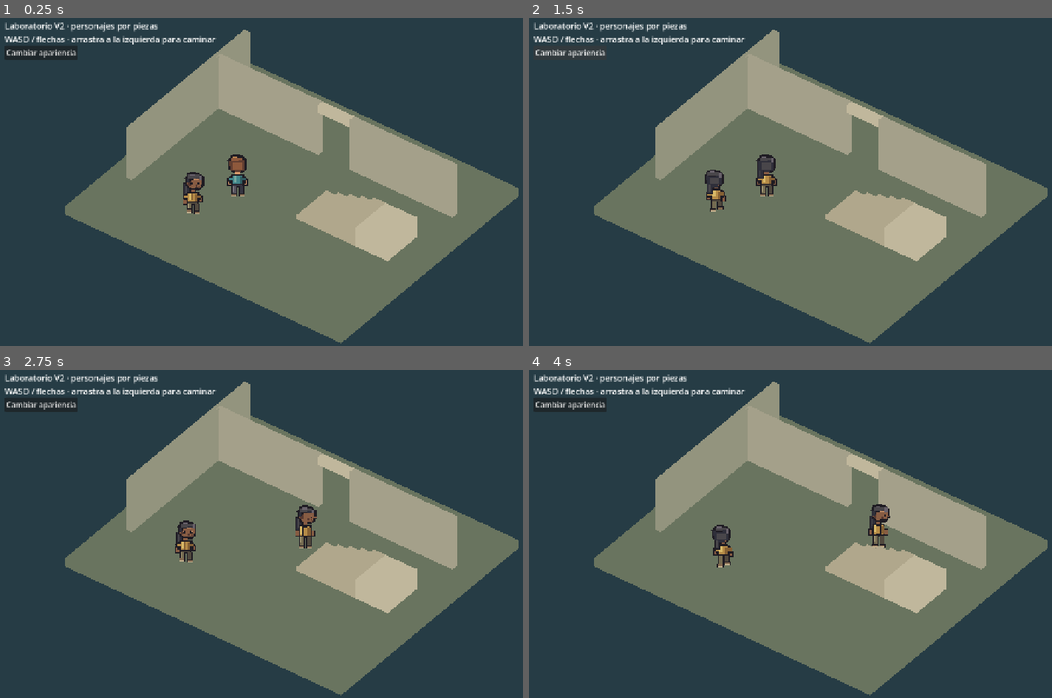
Above: before the commit, frames 1-4 (two rows, left to right).
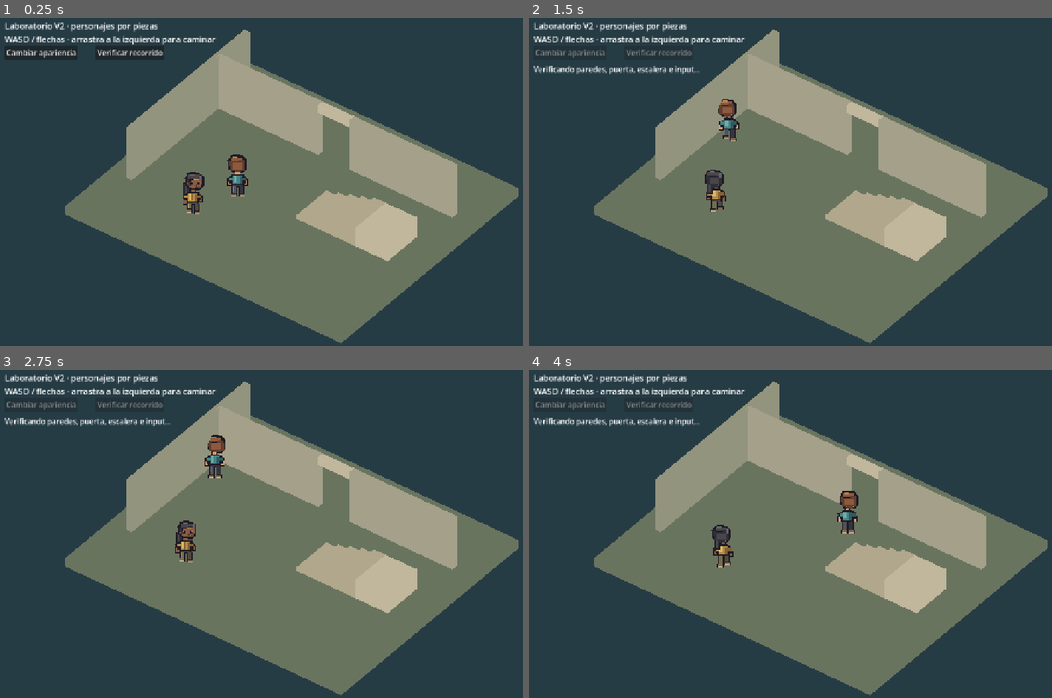
Above: after the commit, the same moments.

Repository: Riquinos-Soft/le-josss-dreamscape
Game: Godot game, scene res://v2/validation/laboratory.tscn
Two runs of this game, one before a commit and one after it. Both use one fixed random seed, a clock stepped at 60 frames per second and the inputs below. This scene is started directly instead of the project's main scene.
Inputs (mouse positions are in pixels of both pictures, inside the frame that each line leads up to):
- Up to frame 1 (0.25 s): no input
- Up to frame 2 (1.5 s): click (659, 54) at 0.5 s, where only the run after the commit has a clickable "Verificar recorrido"; click (570, 54) at 1.25 s, where only the run before the commit has a clickable "Cambiar apariencia"
- Up to frame 3 (2.75 s): tap Enter at 2 s; move the mouse to (423, 514) at 2.02 s; hold D (move_right) from 2.03 s (still down); tap E at 2.1 s; click (423, 514) at 2.17 s; tap Space at 2.27 s
- Up to frame 4 (4 s): release D (move_right) at 2.75 s; drag from (701, 547) to (790, 599) at 2.77 s; move the mouse to (879, 458) at 3.52 s; hold D (move_right) from 3.53 s (still down); tap B at 3.6 s; click (879, 458) at 3.67 s

The runs differ from the first frame. In frame 1, 0.5% of the frame differs, in the area x 18-32%, y 8-13%; in frame 2, 1.4%, in the area x 0-48%, y 9-55%; in frame 3, 1.4%; in frame 4, 1.4%.

Commit message:
test: verify V2 collision route in Web runtime

Diff:
--- a/game/tests/test_v2_laboratory.gd
+++ b/game/tests/test_v2_laboratory.gd
@@ -1,9 +1,6 @@
 extends SceneTree
 
-var scene: Node3D
-var actor: CharacterBody3D
-var failures := 0
-var checks := 0
+const Route = preload("res://v2/validation/collision_route.gd")
 
 
 func _initialize() -> void:
@@ -11,102 +8,19 @@
 
 
 func run() -> void:
-	scene = load("res://v2/validation/laboratory.tscn").instantiate()
+	var scene = load("res://v2/validation/laboratory.tscn").instantiate()
 	root.add_child(scene)
 	current_scene = scene
-	actor = scene.actor
-	scene.input_adapter.set_physics_process(false)
-	await frames(20)
-	check(actor.is_on_floor(), "spawn is grounded")
-	actor.set_movement_intent(Vector3(10, 7, 10))
-	check(actor.movement_intent.length() <= 1.001, "diagonal intent is bounded")
-	check(actor.movement_intent.y == 0, "intent cannot fly")
-	actor.set_movement_intent(Vector3(NAN, 0, 0))
-	check(actor.movement_intent == Vector3.ZERO, "nonfinite intent stops safely")
-	await place(Vector3(-4, 0, -1))
-	await move(Vector3.LEFT, 60)
-	check(actor.position.x > -5.51 and actor.position.x < -5.45, "west wall blocks capsule")
-	await frames(10)
-	check(String(scene.presenter.animation).begins_with("idle_"), "blocked motion becomes idle")
-	await move(Vector3(-1, 0, -1), 90)
-	check(actor.position.x > -5.51 and actor.position.z > -2.51, "corner prevents penetration")
-	await place(Vector3(0, 0, -1.8))
-	await move(Vector3.FORWARD, 45)
-	check(actor.position.z < -4.2, "1.6m doorway permits passage")
-	check(actor.position.y < 0.05, "lintel does not lift actor")
-	await place(Vector3(0, 0, 0))
-	await move(Vector3.RIGHT, 130)
-	check(actor.position.x > 4.2, "all five stair risers crossed")
-	check(absf(actor.position.y - 1.0) < 0.05, "stair landing reaches one metre")
-	await capture("stairs")
-	await move(Vector3.LEFT, 90)
-	await frames(10)
-	check(actor.position.x < 0.5 and absf(actor.position.y) < 0.05, "stairs descend to floor")
-	await place(Vector3(4.8, 0, 2))
-	await move(Vector3.FORWARD, 45)
-	check(
-		actor.position.z > 1.3 and actor.position.y < 0.05, "one metre ledge cannot be stepped up"
-	)
-	await place(Vector3(0, 0, 5))
-	await move(Vector3.BACK, 120)
-	await frames(30)
-	check(actor.position.distance_to(actor.spawn_position) < 0.1, "fall respawns on safe floor")
-	var touch := InputEventScreenTouch.new()
-	touch.index = 3
-	touch.position = Vector2(100, 200)
-	touch.pressed = true
-	scene.input_adapter.set_physics_process(true)
-	scene.input_adapter.handle_touch(touch)
-	await frames(2)
-	var drag := InputEventScreenDrag.new()
-	drag.index = 3
-	drag.position = Vector2(200, 200)
-	scene.input_adapter.handle_touch(drag)
-	await frames(2)
-	check(actor.movement_intent.length() > 0.99, "touch adapter provides bounded world intent")
-	Input.action_press("move_forward")
-	touch.pressed = false
-	scene.input_adapter.handle_touch(touch)
-	await frames(2)
-	check(Input.is_action_pressed("move_forward"), "touch release preserves held keyboard input")
-	check(actor.movement_intent.length() > 0.99, "keyboard continues after touch release")
-	scene.input_adapter.notification(Node.NOTIFICATION_APPLICATION_FOCUS_OUT)
-	check(actor.movement_intent == Vector3.ZERO, "focus loss clears motion")
-	check(scene.input_adapter.finger == -1, "focus loss releases touch ownership")
-	await place(Vector3(-2, 0, 1))
+	# Starting verification during a fall must not report a false spawn failure.
+	scene.actor.position.y = -6.0
+	var result: Dictionary = await Route.new().run(scene, capture)
 	await capture("desktop")
 	root.size = Vector2i(844, 390)
-	await frames(5)
+	for i in 5:
+		await physics_frame
 	await capture("compact")
-	print("V2 laboratory: %d checks, %d failures" % [checks, failures])
-	quit(1 if failures else 0)
-
-
-func place(at: Vector3) -> void:
-	actor.set_movement_intent(Vector3.ZERO)
-	actor.position = at + Vector3.UP * 0.02
-	actor.velocity = Vector3.ZERO
-	actor.reset_physics_interpolation()
-	await frames(15)
-
-
-func move(direction: Vector3, count: int) -> void:
-	actor.set_movement_intent(direction)
-	await frames(count)
-	actor.set_movement_intent(Vector3.ZERO)
-	await frames(2)
-
-
-func frames(count: int) -> void:
-	for i in count:
-		await physics_frame
-
-
-func check(condition: bool, message: String) -> void:
-	checks += 1
-	if not condition:
-		failures += 1
-		push_error(message + " at " + str(actor.position))
+	print("V2 laboratory: %d checks, %d failures" % [result.checks, result.failures])
+	quit(1 if result.failures else 0)
 
 
 func capture(label: String) -> void:
--- /dev/null
+++ b/game/v2/validation/collision_route.gd
@@ -0,0 +1,117 @@
+extends RefCounted
+## The same collision/input assertions run natively and inside the Web export.
+
+var scene: Node3D
+var actor: CharacterBody3D
+var failures := 0
+var checks := 0
+var capture_hook := Callable()
+var errors: Array[String] = []
+
+
+func run(laboratory: Node3D, hook: Callable = Callable()) -> Dictionary:
+	scene = laboratory
+	actor = scene.actor
+	capture_hook = hook
+	failures = 0
+	checks = 0
+	errors.clear()
+	var input_was_enabled: bool = scene.input_adapter.is_physics_processing()
+	scene.input_adapter.set_physics_process(false)
+	actor.respawn()
+	await frames(20)
+	check(actor.is_on_floor(), "spawn is grounded")
+	actor.set_movement_intent(Vector3(10, 7, 10))
+	check(actor.movement_intent.length() <= 1.001, "diagonal intent is bounded")
+	check(actor.movement_intent.y == 0, "intent cannot fly")
+	actor.set_movement_intent(Vector3(NAN, 0, 0))
+	check(actor.movement_intent == Vector3.ZERO, "nonfinite intent stops safely")
+	await place(Vector3(-4, 0, -1))
+	await move(Vector3.LEFT, 60)
+	check(actor.position.x > -5.51 and actor.position.x < -5.45, "west wall blocks capsule")
+	await frames(10)
+	check(String(scene.presenter.animation).begins_with("idle_"), "blocked motion becomes idle")
+	await move(Vector3(-1, 0, -1), 90)
+	check(actor.position.x > -5.51 and actor.position.z > -2.51, "corner prevents penetration")
+	await place(Vector3(0, 0, -1.8))
+	await move(Vector3.FORWARD, 45)
+	check(actor.position.z < -4.2, "1.6m doorway permits passage")
+	check(actor.position.y < 0.05, "lintel does not lift actor")
+	await place(Vector3(0, 0, 0))
+	await move(Vector3.RIGHT, 130)
+	check(actor.position.x > 4.2, "all five stair risers crossed")
+	check(absf(actor.position.y - 1.0) < 0.05, "stair landing reaches one metre")
+	await capture("stairs")
+	await move(Vector3.LEFT, 90)
+	await frames(10)
+	check(actor.position.x < 0.5 and absf(actor.position.y) < 0.05, "stairs descend to floor")
+	await place(Vector3(4.8, 0, 2))
+	await move(Vector3.FORWARD, 45)
+	check(
+		actor.position.z > 1.3 and actor.position.y < 0.05, "one metre ledge cannot be stepped up"
+	)
+	await place(Vector3(0, 0, 5))
+	await move(Vector3.BACK, 120)
+	await frames(30)
+	check(actor.position.distance_to(actor.spawn_position) < 0.1, "fall respawns on safe floor")
+	var touch := InputEventScreenTouch.new()
+	touch.index = 3
+	touch.position = Vector2(100, 200)
+	touch.pressed = true
+	scene.input_adapter.set_physics_process(true)
+	scene.input_adapter.handle_touch(touch)
+	await frames(2)
+	var drag := InputEventScreenDrag.new()
+	drag.index = 3
+	drag.position = Vector2(200, 200)
+	scene.input_adapter.handle_touch(drag)
+	await frames(2)
+	check(actor.movement_intent.length() > 0.99, "touch adapter provides bounded world intent")
+	Input.action_press("move_forward")
+	touch.pressed = false
+	scene.input_adapter.handle_touch(touch)
+	await frames(2)
+	check(Input.is_action_pressed("move_forward"), "touch release preserves held keyboard input")
+	check(actor.movement_intent.length() > 0.99, "keyboard continues after touch release")
+	scene.input_adapter.notification(Node.NOTIFICATION_APPLICATION_FOCUS_OUT)
+	check(actor.movement_intent == Vector3.ZERO, "focus loss clears motion")
+	check(scene.input_adapter.finger == -1, "focus loss releases touch ownership")
+	await place(Vector3(-2, 0, 1))
+	scene.input_adapter.clear_input()
+	scene.input_adapter.set_physics_process(input_was_enabled)
+	return {"checks": checks, "failures": failures, "errors": errors.duplicate()}
+
+
+func place(at: Vector3) -> void:
+	actor.set_movement_intent(Vector3.ZERO)
+	actor.position = at + Vector3.UP * 0.02
+	actor.velocity = Vector3.ZERO
+	actor.reset_physics_interpolation()
+	await frames(15)
+
+
+func move(direction: Vector3, count: int) -> void:
+	actor.set_movement_intent(direction)
+	await frames(count)
+	actor.set_movement_intent(Vector3.ZERO)
+	await frames(2)
+
+
+func frames(count: int) -> void:
+	for i in count:
+		await scene.get_tree().physics_frame
+
+
+func check(condition: bool, message: String) -> void:
+	checks += 1
+	if not condition:
+		failures += 1
+		var error := message + " at " + str(actor.position)
+		errors.append(error)
+		push_error(error)
+	print("V2 route: %s: %s at %s" % ["PASS" if condition else "FAIL", message, actor.position])
+
+
+func capture(label: String) -> void:
+	if capture_hook.is_valid():
+		await capture_hook.call(label)
--- a/game/v2/validation/laboratory.gd
+++ b/game/v2/validation/laboratory.gd
@@ -4,6 +4,7 @@
 const Actor = preload("res://v2/characters/actor.gd")
 const LocalInput = preload("res://v2/characters/local_input.gd")
 const Presenter = preload("res://v2/characters/appearance_presenter.gd")
+const Route = preload("res://v2/validation/collision_route.gd")
 const Catalog = preload("res://v2/characters/appearance_catalog.gd")
 var actor: CharacterBody3D
 var camera: Camera3D
@@ -14,6 +15,10 @@
 var npc_presenter: AnimatedSprite3D
 var alternate := false
 var patrol_direction := 1.0
+var verification_running := false
+var verification_button: Button
+var appearance_button: Button
+var verification_status: Label
 
 
 func _ready() -> void:
@@ -73,11 +78,41 @@
 	label.add_theme_font_size_override("font_size", 18)
 	label.mouse_filter = Control.MOUSE_FILTER_IGNORE
 	hud.add_child(label)
-	var button := Button.new()
+	appearance_button = Button.new()
+	var button := appearance_button
 	button.text = "Cambiar apariencia"
 	button.position = Vector2(18, 68)
 	button.pressed.connect(toggle_appearance)
 	hud.add_child(button)
+	verification_button = Button.new()
+	verification_button.text = "Verificar recorrido"
+	verification_button.position = Vector2(215, 68)
+	verification_button.pressed.connect(verify_route)
+	hud.add_child(verification_button)
+	verification_status = Label.new()
+	verification_status.position = Vector2(18, 108)
+	verification_status.mouse_filter = Control.MOUSE_FILTER_IGNORE
+	hud.add_child(verification_status)
+	if "--verify-route" in OS.get_cmdline_user_args():
+		call_deferred("verify_route")
+
+
+func verify_route() -> void:
+	if verification_running:
+		return
+	verification_running = true
+	verification_button.disabled = true
+	appearance_button.disabled = true
+	verification_status.text = "Verificando paredes, puerta, escalera e input…"
+	var result: Dictionary = await Route.new().run(self)
+	verification_status.text = (
+		"Recorrido: %d/%d correctas" % [result.checks - result.failures, result.checks]
+	)
+	verification_status.modulate = Color("a8dba0") if result.failures == 0 else Color("e58b7d")
+	print("V2 route result: " + JSON.stringify(result))
+	verification_running = false
+	verification_button.disabled = false
+	appearance_button.disabled = false
 
 
 func make_presenter(body: CharacterBody3D, alternative: bool) -> AnimatedSprite3D:
Not shown, added: game/v2/validation/collision_route.gd.uid
Not shown, changed: docs/adr/006-v2-character-and-scene-contract.md
Not shown, changed: docs/adr/007-authoritative-persistent-vertical.md
Not shown, changed: docs/development.md
Not shown, changed: docs/plans/016-persistent-vertical-rebuild.md
Not shown, changed: docs/roadmap.md
Not shown, changed: docs/specs/020-persistent-online-vertical.md
Not shown, changed: docs/specs/README.md
